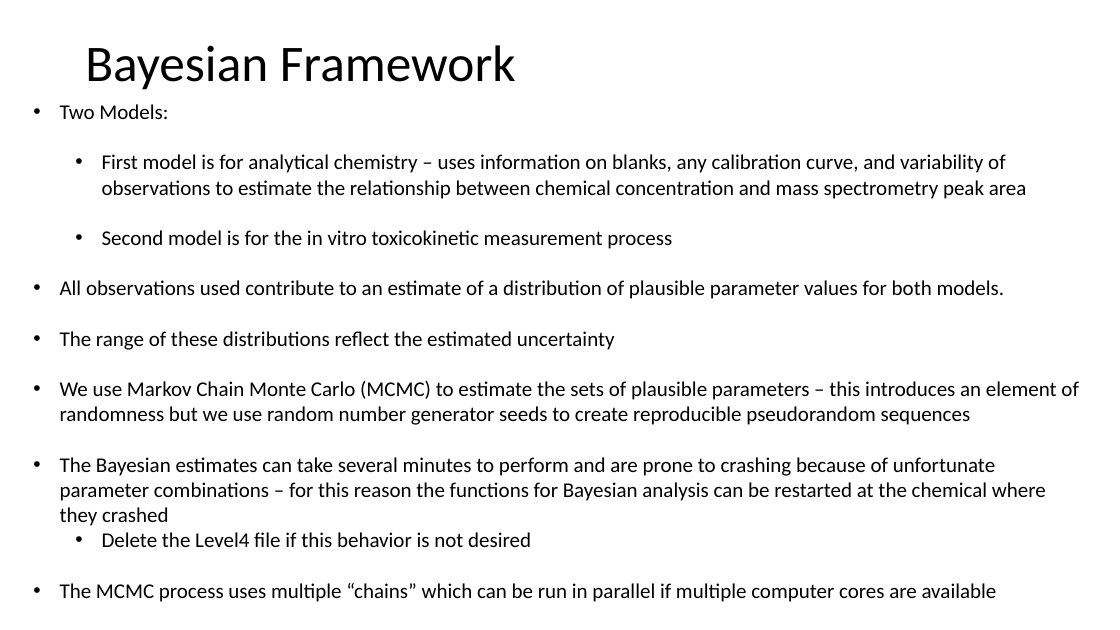
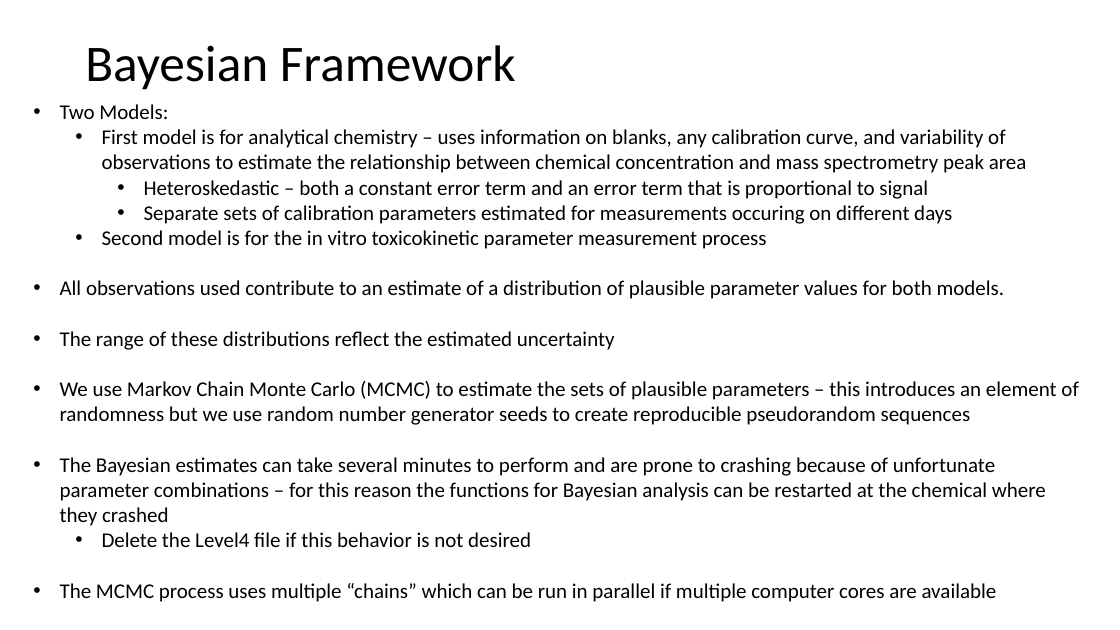
Before and after one commit to USEPA/invitroTKstats, a slide deck: slide 9 of working/invitroTKstats.pptx. Drawn at 1120x630 pixels with LibreOffice and Linux fonts; fonts in the diff are those of the drawing. Boxes give left, top, right and bottom in pixels: in the first picture for what was removed or moved away, otherwise in the second. Text is boxed around its words. In the diff, an @@ line names an element or a change of style, - is before the commit and + after.

```diff
--- a/working/invitroTKstats.pptx
+++ b/working/invitroTKstats.pptx
@@ text at [102, 180, 952, 249]: text changed @@
-  • Second model is for the in vitro toxicokinetic measurement process
+    • Heteroskedastic – both a constant error term and an error term that is proportional to signal
+    • Separate sets of calibration parameters estimated for measurements occuring on different days
+  • Second model is for the in vitro toxicokinetic parameter measurement process
```
Also in this commit, not shown: 11 other files.
